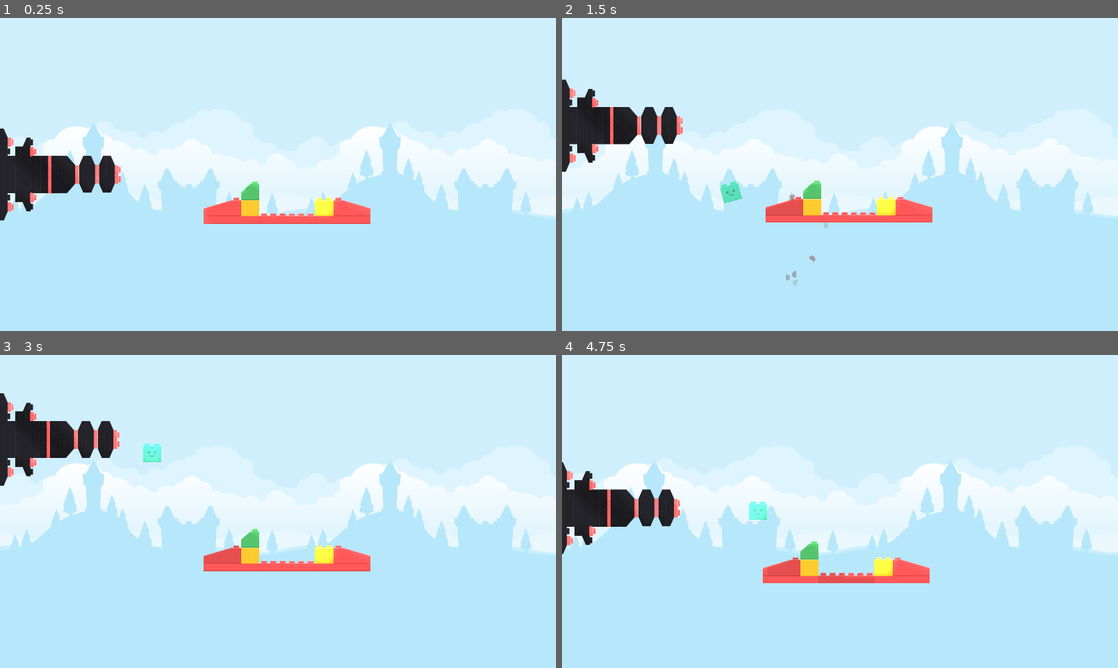
Above: before the commit, frames 1-4 (two rows, left to right).
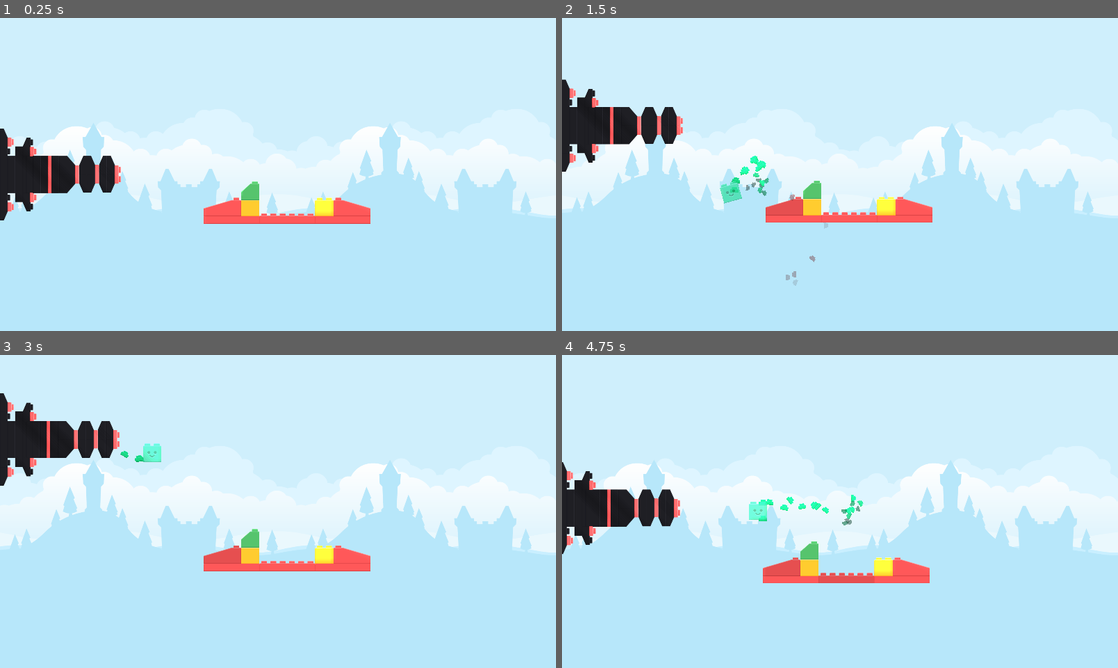
Above: after the commit, the same moments.

Repository: mlotr/Blocks_Gone_Wrong
Game: Godot game, scene res://scenes/level_1.tscn
Two runs of this game, one before a commit and one after it. Both use one fixed random seed, a clock stepped at 60 frames per second and the inputs below. The project has no main scene, so this scene is started directly.
Inputs (mouse positions are in pixels of both pictures, inside the frame that each line leads up to):
- Up to frame 1 (0.25 s): no input
- Up to frame 2 (1.5 s): tap Enter at 0.5 s; move the mouse to (962, 158) at 0.52 s; press the mouse at (962, 158) at 0.53 s; hold Up (ui_up) 0.53-1.28 s; move the mouse to (728, 190) at 1.27 s; release the mouse at (728, 190) at 1.28 s; hold Down (ui_down) from 1.28 s (still down); click (728, 190) at 1.35 s
- Up to frame 3 (3 s): move the mouse to (333, 442) at 2.02 s; release Down (ui_down) at 2.03 s; press the mouse at (333, 442) at 2.03 s; hold Up (ui_up) from 2.03 s (still down); move the mouse to (250, 574) at 2.77 s; release the mouse at (250, 574) at 2.78 s; click (250, 574) at 2.85 s
- Up to frame 4 (4.75 s): move the mouse to (1006, 558) at 3.52 s; release Up (ui_up) at 3.53 s; press the mouse at (1006, 558) at 3.53 s; hold Down (ui_down) from 3.53 s (still down); move the mouse to (673, 464) at 4.27 s; release the mouse at (673, 464) at 4.28 s; click (673, 464) at 4.35 s

The runs differ from the first frame. In frame 1, less than 0.1% of the frame differs, in the area x 2-61%, y 38-66%; in frame 2, 0.3%; in frame 3, 0.1%; in frame 4, 0.4%, in the area x 1-60%, y 37-71%.

Commit message:
Added particles to bullet

Diff:
--- a/scenes/bullet.tscn
+++ b/scenes/bullet.tscn
@@ -1,10 +1,19 @@
-[gd_scene load_steps=6 format=3 uid="uid://baxni17x522no"]
+[gd_scene load_steps=9 format=3 uid="uid://baxni17x522no"]
 
 [ext_resource type="Texture2D" uid="uid://c48egcqsjs7gv" path="res://brick_assets/Special/extra_character_a.png" id="1_1urkn"]
 [ext_resource type="Script" path="res://scripts/bullet.gd" id="1_husne"]
+[ext_resource type="Texture2D" uid="uid://ch5iedndtaykl" path="res://brick_assets/Green/brick_low_1.png" id="3_21on2"]
 
 [sub_resource type="PhysicsMaterial" id="PhysicsMaterial_p3a0x"]
 bounce = 1.0
+
+[sub_resource type="Curve" id="Curve_5cc7g"]
+_data = [Vector2(0, 0.871592), 0.0, 0.0, 0, 0, Vector2(0.996904, 0.558277), 0.0, 0.0, 0, 0]
+point_count = 2
+
+[sub_resource type="Gradient" id="Gradient_gvr0f"]
+offsets = PackedFloat32Array(0.530744, 1)
+colors = PackedColorArray(1.2, 1.2, 1.2, 1, 0, 0, 0, 0.32549)
 
 [sub_resource type="RectangleShape2D" id="RectangleShape2D_x52r7"]
 size = Vector2(64, 64)
@@ -20,6 +29,20 @@
 linear_damp = 0.5
 script = ExtResource("1_husne")
 
+[node name="CPUParticles2D" type="CPUParticles2D" parent="."]
+self_modulate = Color(0.25098, 0.909804, 1, 1)
+amount = 20
+lifetime = 0.7
+randomness = 1.0
+texture = ExtResource("3_21on2")
+emission_shape = 3
+emission_rect_extents = Vector2(32, 32)
+gravity = Vector2(2.08165e-12, 2.08165e-12)
+angular_velocity_min = -350.0
+angular_velocity_max = 350.0
+scale_amount_curve = SubResource("Curve_5cc7g")
+color_ramp = SubResource("Gradient_gvr0f")
+
 [node name="Sprite2D" type="Sprite2D" parent="."]
 texture = ExtResource("1_1urkn")
 
--- a/scenes/level_1.tscn
+++ b/scenes/level_1.tscn
@@ -156,11 +156,11 @@
 
 [node name="DirectionalLight2D" type="DirectionalLight2D" parent="."]
 rotation = -0.785398
-energy = 0.5
+energy = 0.3
 shadow_enabled = true
-shadow_color = Color(0, 0, 0, 0.662745)
+shadow_color = Color(0, 0, 0, 0.431373)
 shadow_filter = 1
-shadow_filter_smooth = 10.0
+shadow_filter_smooth = 5.0
 
 [editable path="BlocksContainer/Block3"]
 [editable path="BlocksContainer/Block4"]
